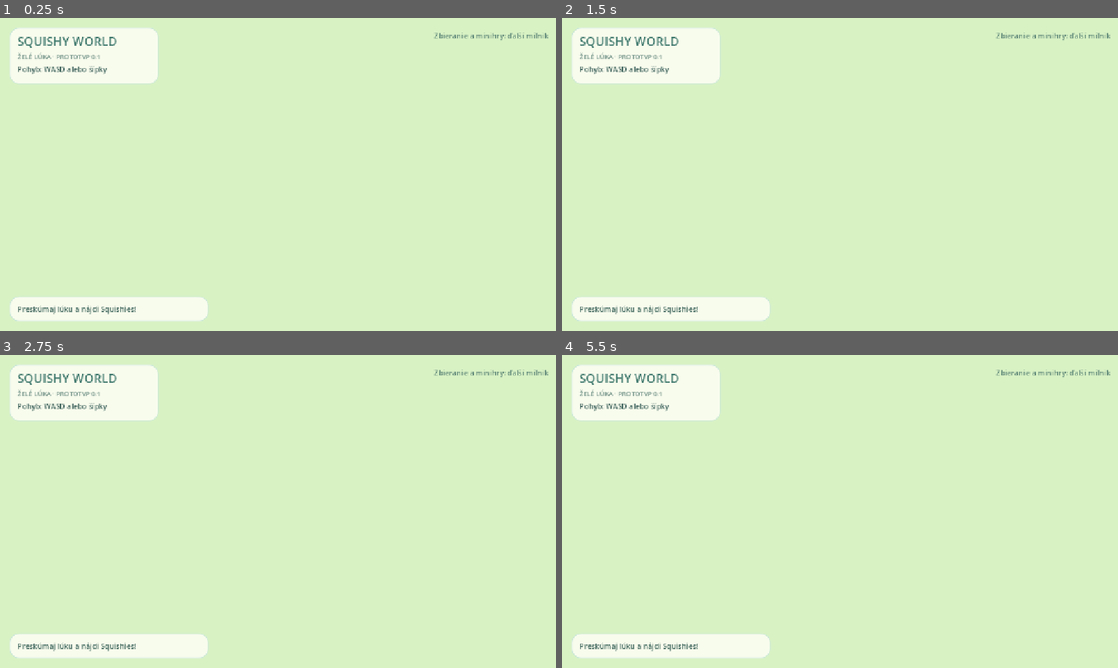
Above: before the commit, frames 1-4 (two rows, left to right).
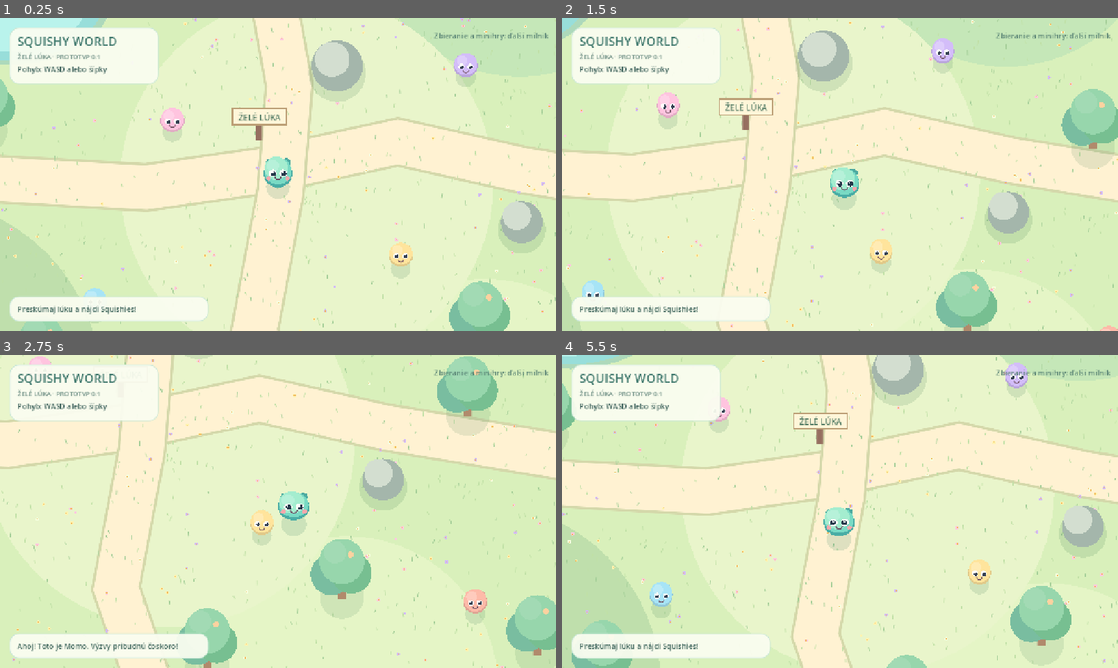
Above: after the commit, the same moments.

Repository: DiscoverVisually/squishy-world
Game: Godot game, scene res://scenes/main.tscn
The game is run twice, just before and just after one commit, with the same random seed, the same clock (stepped at 60 frames per second) and the same inputs.
Inputs:
- Up to frame 1 (0.25 s): no input
- Up to frame 2 (1.5 s): hold D 0.53-1.28 s; hold S from 1.28 s (still down)
- Up to frame 3 (2.75 s): release S at 2.03 s; hold D from 2.03 s (still down)
- Up to frame 4 (5.5 s): release D at 2.78 s; hold W 2.78-3.53 s; hold A 3.53-5.03 s; hold S from 5.03 s (still down)

The runs differ from the first frame. In frame 1, 31% of the frame differs, in the area x 0-100%, y 0-100%; in frame 2, 29%; in frame 3, 28%; in frame 4, 32%.
Error before the commit: Parse Error: Too few arguments for "draw_set_transform()" call. Expected at least 1 but received 0. (res://scripts/world.gd:91)

Commit message:
Fix Godot script parse errors and install Web export templates in CI

Diff:
--- a/scripts/player_squishy.gd
+++ b/scripts/player_squishy.gd
@@ -46,4 +46,4 @@
     draw_circle(Vector2(-22, 14), 5.2, Color("f5a8ac"))
     draw_circle(Vector2(22, 14), 5.2, Color("f5a8ac"))
     draw_arc(Vector2(0, 10), 7.2, 0.2, PI - 0.2, 16, Color("67455d"), 2.7, true)
-    draw_set_transform()
+    draw_set_transform(Vector2.ZERO)
--- a/scripts/wild_squishy.gd
+++ b/scripts/wild_squishy.gd
@@ -33,4 +33,4 @@
         draw_circle(Vector2(x + 1, 3), 4.2, Color("354052"))
         draw_circle(Vector2(x - 1, 0), 1.7, Color.WHITE)
     draw_arc(Vector2(0, 10), 6.2, 0.2, PI - 0.2, 12, Color("745565"), 2.0, true)
-    draw_set_transform()
+    draw_set_transform(Vector2.ZERO)
--- a/scripts/world.gd
+++ b/scripts/world.gd
@@ -88,7 +88,7 @@
     draw_circle(Vector2.ZERO, 162.0, Color("98deda"))
     draw_circle(Vector2(-9, -8), 145.0, Color("b9f3ec"))
     draw_arc(Vector2(-22, -15), 100, 3.6, 5.45, 30, Color(1.0, 1.0, 1.0, 0.55), 5.0, true)
-    draw_set_transform()
+    draw_set_transform(Vector2.ZERO)
     var rng := RandomNumberGenerator.new()
     rng.seed = 126344
     for i in range(1250):
Not shown, changed: .github/workflows/web.yml
